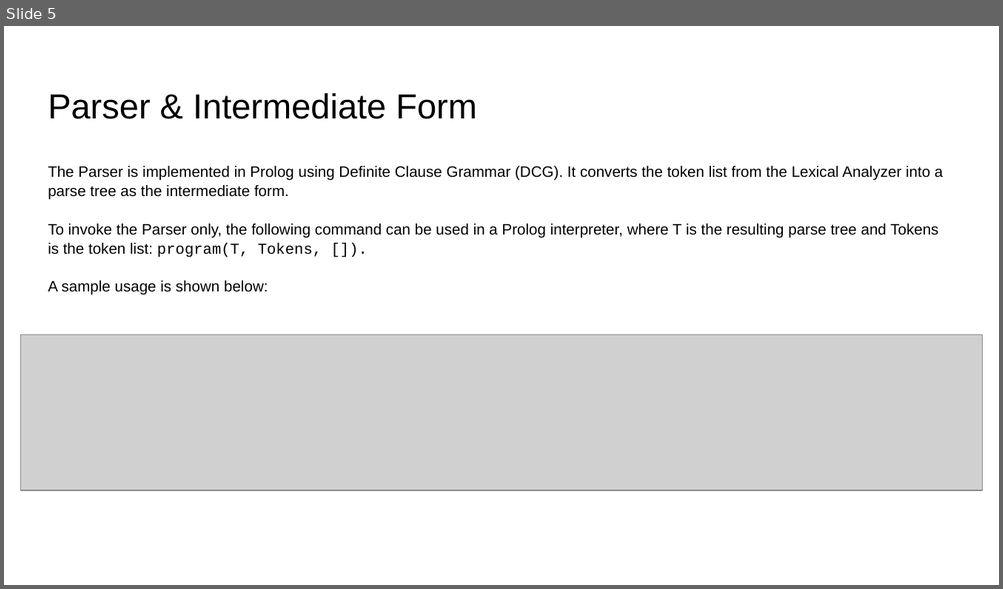
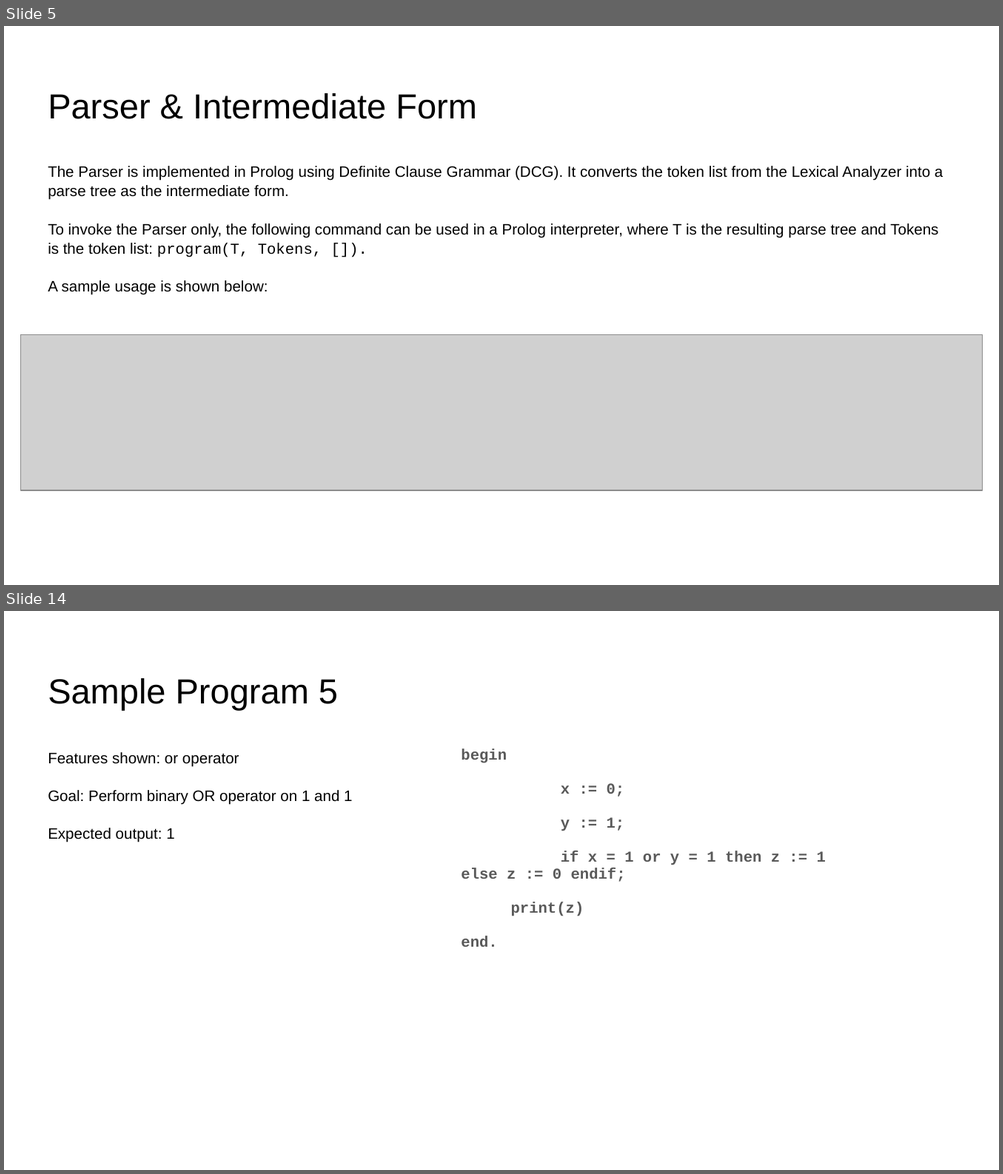
Before and after one commit to angelaczh/SER502-ScriptShark-Team13, a slide deck: doc/Documentation.pptx. Shown one above the other, each under a label of ours: slide 5 before the commit, slides 5 and 14 after it; the slides between them are not shown. The pictures are 1003x589 and 1003x1174 pixels, drawn with LibreOffice and Linux fonts; fonts in the diff are those of the drawing; grey boxes stand for pictures. Boxes give left, top, right and bottom in pixels: in the first picture for what was removed or moved away, otherwise in the second. Text is boxed around its words. In the diff, an @@ line names an element or a change of style, - is before the commit and + after.

```diff
--- a/doc/Documentation.pptx
+++ b/doc/Documentation.pptx
@@ slide 14 added at (4,611,999,1170), background #FFFFFF @@
@@ title added at (48,678,338,710), 25.2 pt, text #000000 @@
+Sample Program 5
@@ text added at (48,752,352,843), 11 pt, text #000000 @@
+Features shown: or operator
+Goal: Perform binary OR operator on 1 and 1
+Expected output: 1
@@ text added at (461,749,825,947), 11 pt, text #595959, bold @@
+begin
+x := 0;
+y := 1;
+if x = 1 or y = 1 then z := 1 else z := 0 endif;
+print(z)
+end.
```
Also in this commit, not shown: 1 slide changed, 8 other slides added, 3 slides removed.
